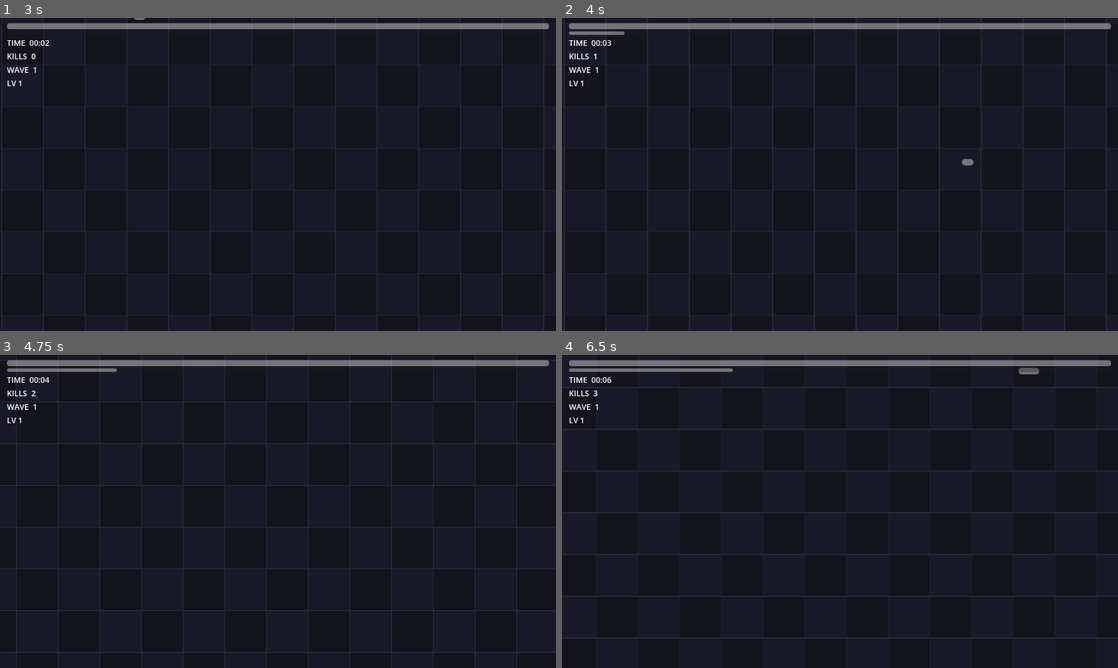
Above: before the commit, frames 1-4 (two rows, left to right).
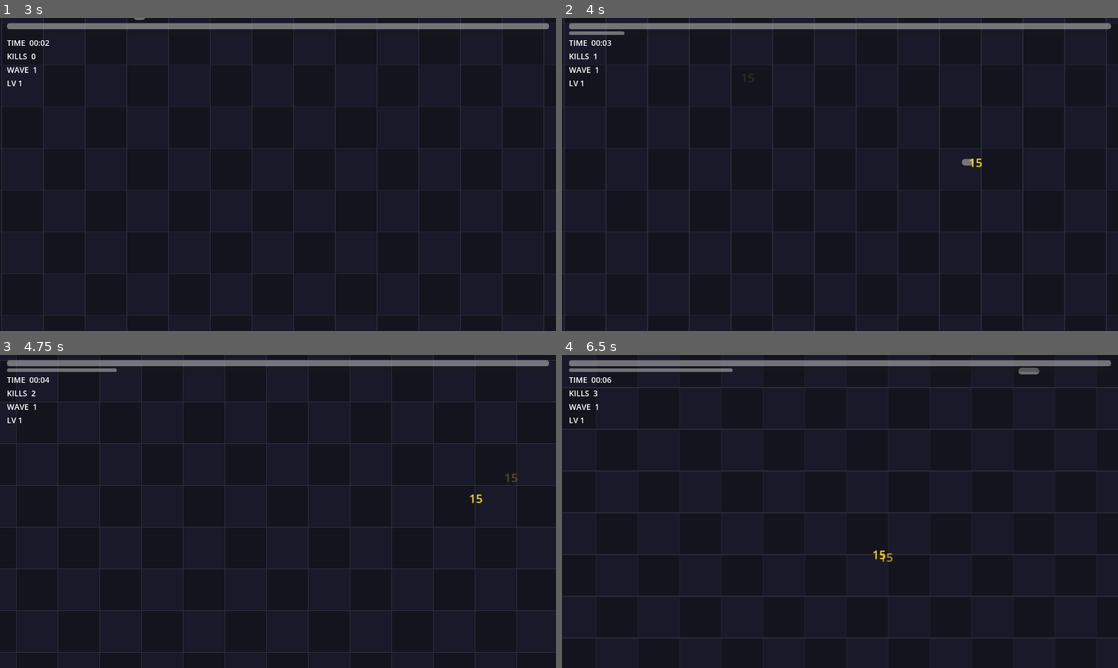
Above: after the commit, the same moments.

Repository: Hwari2929/ERRANTES
Game: Godot game, scene res://scenes/main.tscn
Two runs of this game, one before a commit and one after it. Both use one fixed random seed, a clock stepped at 60 frames per second and the inputs below.
Inputs:
- Up to frame 1 (3 s): tap Enter at 0.5 s; hold Right (ui_right) 0.53-1.28 s; hold Down (ui_down) 1.28-2.03 s; tap Space at 2 s; hold Right (ui_right) 2.03-2.78 s; hold Up (ui_up) from 2.78 s (still down)
- Up to frame 2 (4 s): release Up (ui_up) at 3.53 s; hold Left (ui_left) from 3.53 s (still down)
- Up to frame 3 (4.75 s): keep holding Left (ui_left)
- Up to frame 4 (6.5 s): release Left (ui_left) at 5.03 s; hold Down (ui_down) 5.03-5.78 s; hold Right (ui_right) from 5.78 s (still down)

Frame 1 is identical in both runs. In frame 2, less than 0.1% of the frame differs, in the area x 32-76%, y 18-48%; in frame 3, less than 0.1%; in frame 4, less than 0.1%, in the area x 55-60%, y 62-67%.
Error before the commit: Parse Error: Identifier "theme_override_font_sizes" not declared in the current scope. (res://scripts/damage_number.gd:5)

Commit message:
Fix: use add_theme_*_override() API instead of inspector-only theme_override paths; pause-proof upgrade menu

Diff:
--- a/scripts/damage_number.gd
+++ b/scripts/damage_number.gd
@@ -1,9 +1,10 @@
 extends Label
+class_name DamageNumber
 # 데미지 숫자 팝업 — 생성 후 위로 뜨다 사라짐
 
 func _ready() -> void:
-	theme_override_font_sizes["font_size"] = 18
-	theme_override_colors["font_color"] = Color(1.0, 0.85, 0.2, 1.0)
+	add_theme_font_size_override("font_size", 18)
+	add_theme_color_override("font_color", Color(1.0, 0.85, 0.2, 1.0))
 	z_index = 10
 	var tw := create_tween()
 	tw.set_parallel(true)
--- a/scripts/enemy.gd
+++ b/scripts/enemy.gd
@@ -38,26 +38,9 @@
 	current_health -= amount
 	health_bar.value = current_health
 	# 데미지 숫자 팝업
-	var dn_scene: PackedScene = load("res://scenes/damage_number.tscn")
-	if dn_scene:
-		var dn: Node = dn_scene.instantiate()
-		dn.get_script().call("spawn", get_parent(), global_position, amount) if false else _spawn_dmg(amount)
+	DamageNumber.spawn(get_parent(), global_position, amount)
 	if current_health <= 0.0:
 		_die()
-
-func _spawn_dmg(amount: float) -> void:
-	var lbl := Label.new()
-	lbl.text = str(int(amount))
-	lbl.position = global_position + Vector2(randf_range(-12, 12), -28)
-	lbl.z_index = 10
-	lbl.theme_override_font_sizes["font_size"] = 18
-	lbl.theme_override_colors["font_color"] = Color(1.0, 0.9, 0.2, 1.0)
-	get_parent().add_child(lbl)
-	var tw: Tween = lbl.create_tween()
-	tw.set_parallel(true)
-	tw.tween_property(lbl, "position:y", lbl.position.y - 38.0, 0.75)
-	tw.tween_property(lbl, "modulate:a", 0.0, 0.75).set_delay(0.25)
-	tw.chain().tween_callback(lbl.queue_free)
 
 func _die() -> void:
 	if _dead:
--- a/scripts/upgrade_menu.gd
+++ b/scripts/upgrade_menu.gd
@@ -16,6 +16,8 @@
 
 func _ready() -> void:
 	visible = false
+	# 일시정지 중에도 메뉴/버튼이 동작하도록
+	process_mode = Node.PROCESS_MODE_ALWAYS
 
 func show_menu() -> void:
 	# 기존 버튼 제거 (Title만 남김)
@@ -32,7 +34,7 @@
 		var btn := Button.new()
 		btn.text = "%s\n%s" % [up["label"], up["desc"]]
 		btn.custom_minimum_size = Vector2(360, 64)
-		btn.theme_override_font_sizes = {"font_size": 18}
+		btn.add_theme_font_size_override("font_size", 18)
 		var uid: String = up["id"]
 		btn.pressed.connect(func(): _pick(uid))
 		vbox.add_child(btn)
